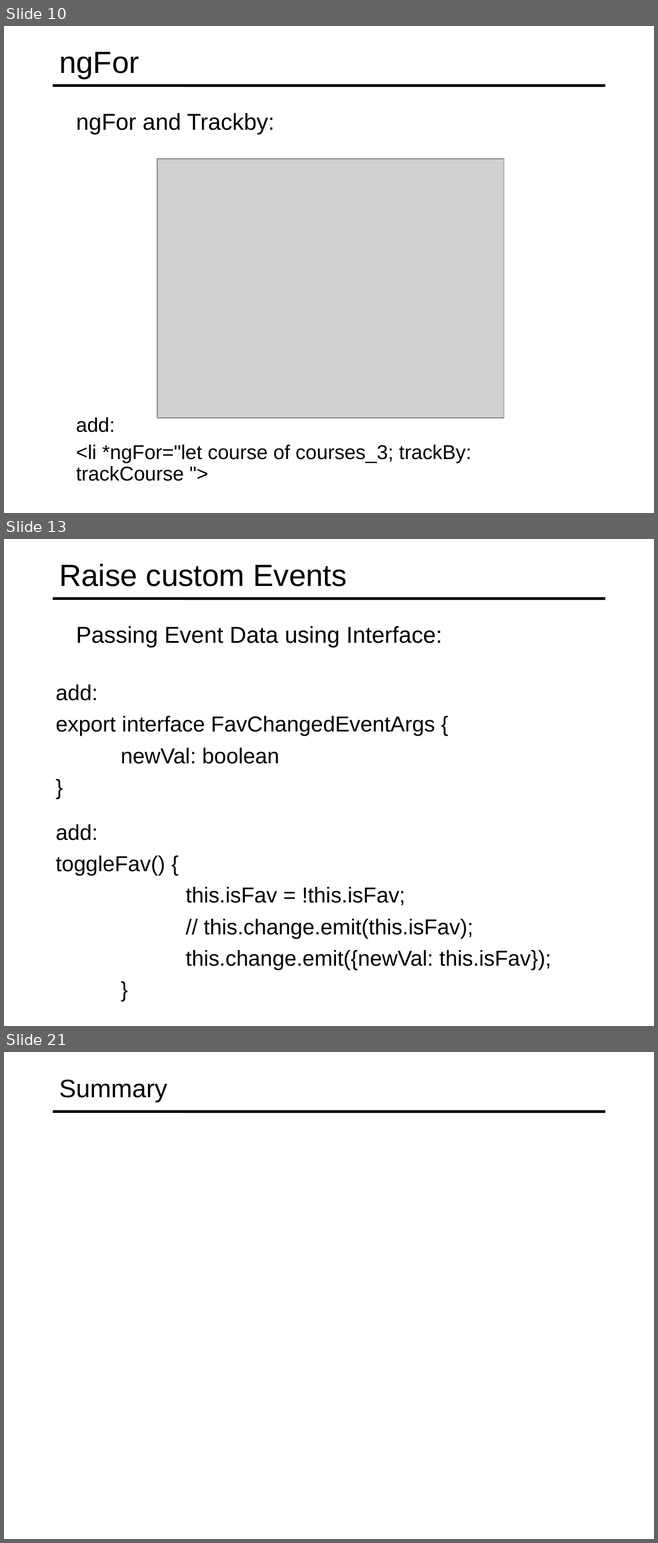
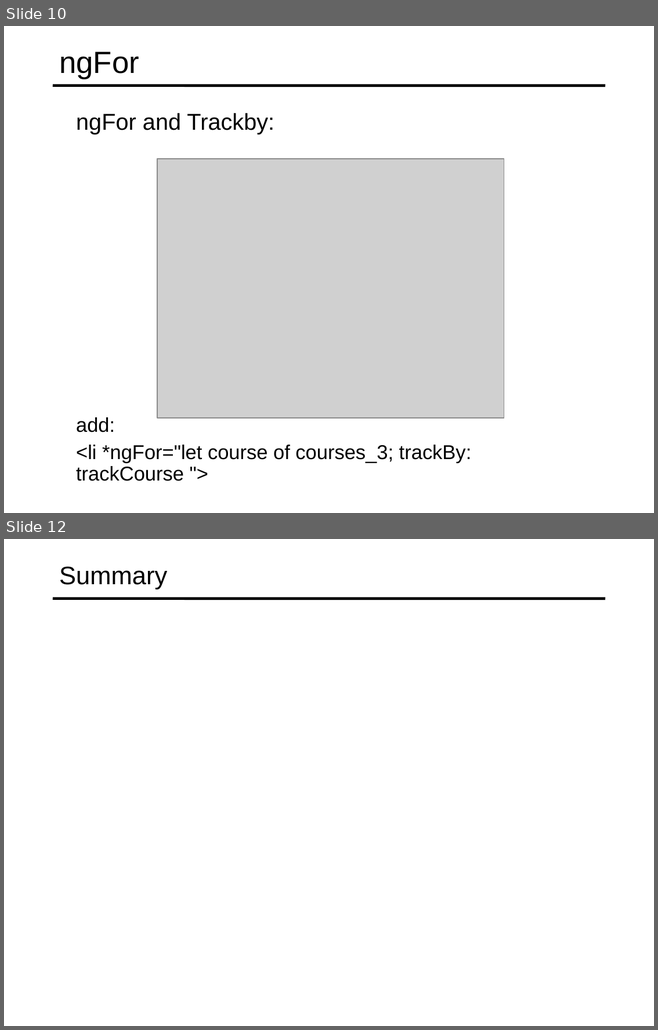
Before and after one commit to specter01wj/Jago_Link_Training, a slide deck: Angular/Angular7/Angular Advanced Course/Essentials/4.Directives/L4_Directives.ppt. Shown one above the other, each under a label of ours: slides 10, 13 and 21 before the commit, slides 10 and 12 after it; the slides between them are not shown. The pictures are 658x1543 and 658x1030 pixels, drawn with LibreOffice and Linux fonts; fonts in the diff are those of the drawing; grey boxes stand for pictures. Boxes give left, top, right and bottom in pixels: in the first picture for what was removed or moved away, otherwise in the second. Text is boxed around its words. In the diff, an @@ line names an element or a change of style, - is before the commit and + after.

Commit message:
10/14/2019 v1

```diff
--- a/Angular/Angular7/Angular Advanced Course/Essentials/4.Directives/L4_Directives.ppt
+++ b/Angular/Angular7/Angular Advanced Course/Essentials/4.Directives/L4_Directives.ppt
@@ slide 13 removed at bbox=[4, 539, 654, 1026], background #FFFFFF; not listed: 1 template element that a slide beside it also shows @@
@@ title removed at bbox=[59, 563, 347, 587] @@
-Raise custom Events
@@ text removed at bbox=[76, 626, 442, 647] @@
-  Passing Event Data using Interface:
@@ text removed at bbox=[56, 685, 435, 764] @@
-  add:
-  export interface FavChangedEventArgs {
-  newVal: boolean
-  }
@@ text removed at bbox=[56, 824, 551, 970] @@
-  add:
-  toggleFav() {
-  this.isFav = !this.isFav;
-  // this.change.emit(this.isFav);
-  this.change.emit({newVal: this.isFav});
-  }
@@ what was slide 21 is now slide 12 @@
```
Also in this commit, not shown: 1 slide added, 9 other slides removed.
